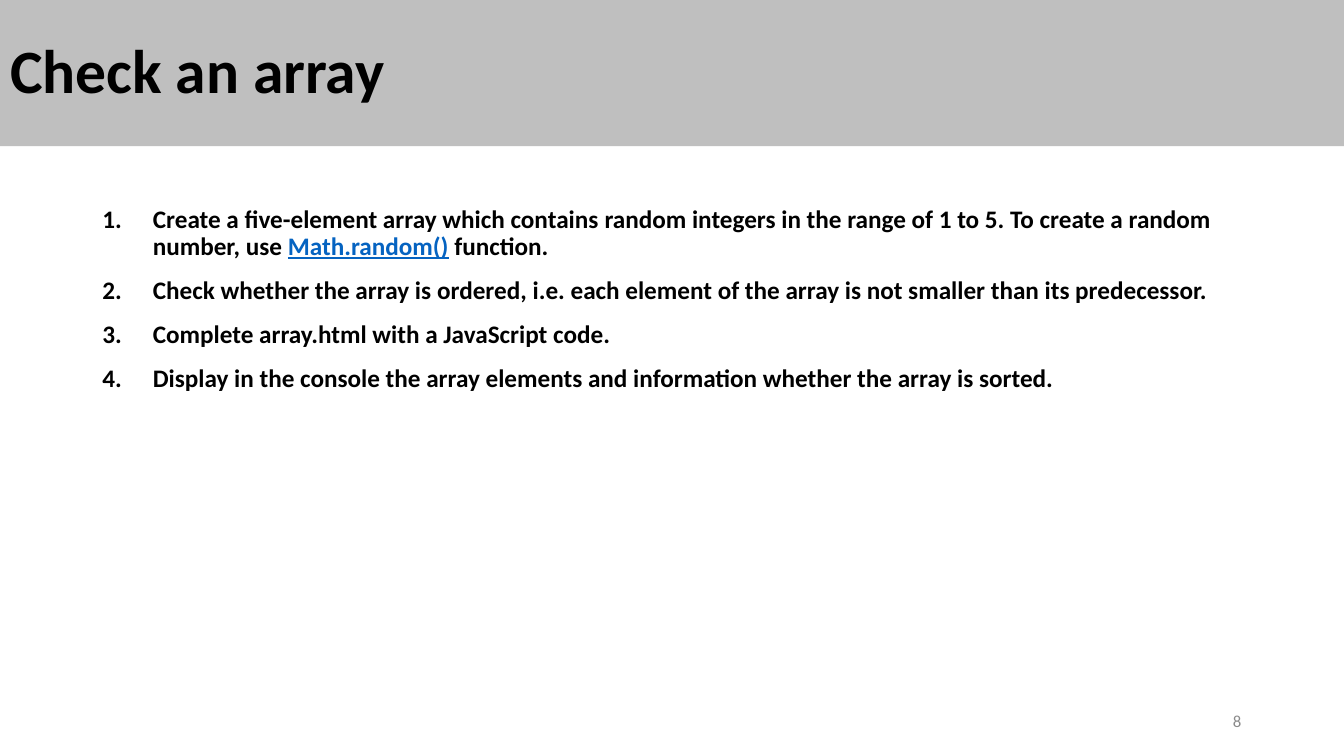
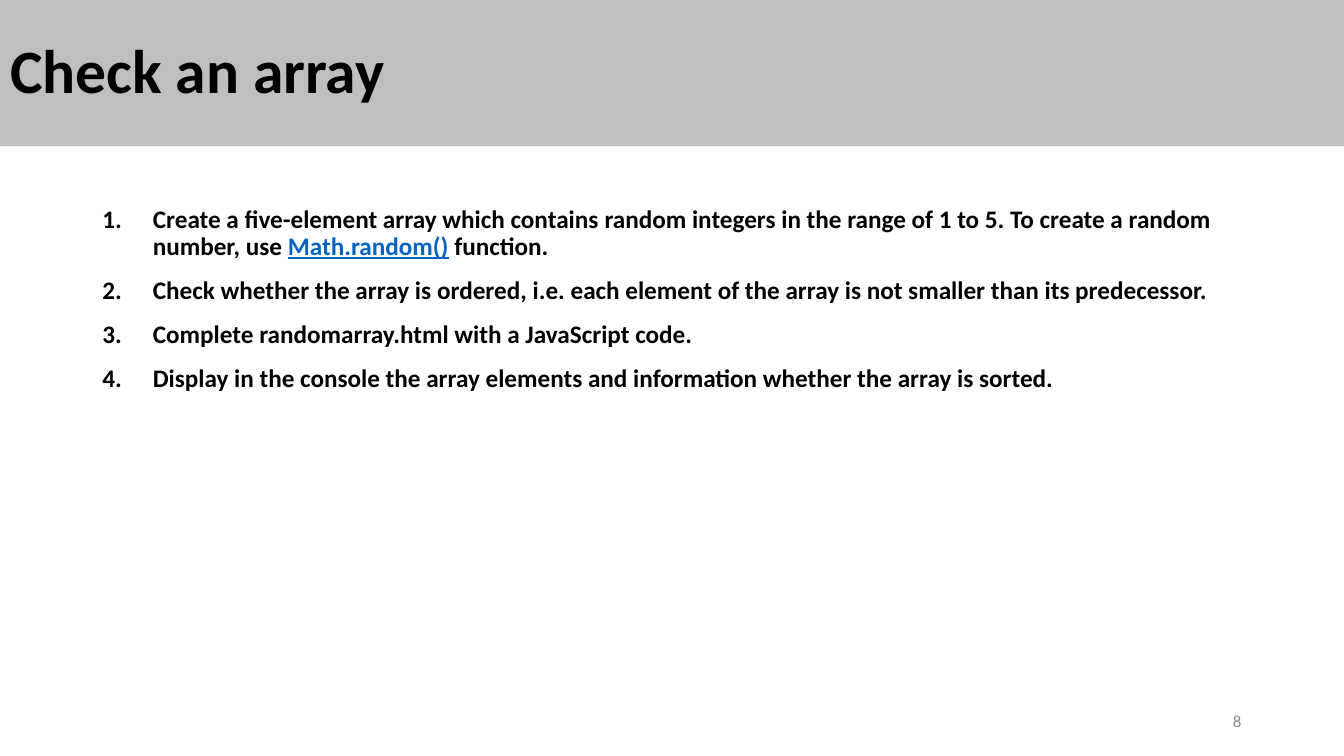
Before and after one commit to youaresoroman/edi, a slide deck: slide 8 of 03-WebTechnologies/Excercises.pptx. Drawn at 1344x756 pixels with LibreOffice and Linux fonts; fonts in the diff are those of the drawing. Boxes give left, top, right and bottom in pixels: in the first picture for what was removed or moved away, otherwise in the second. Text is boxed around its words. In the diff, an @@ line names an element or a change of style, - is before the commit and + after.

```diff
--- a/03-WebTechnologies/Excercises.pptx
+++ b/03-WebTechnologies/Excercises.pptx
@@ text at bbox=[153, 325, 692, 347]: text changed @@
-3. Complete array.html with a JavaScript code.
+3. Complete randomarray.html with a JavaScript code.
```
Also in this commit, not shown: 3 other files.
